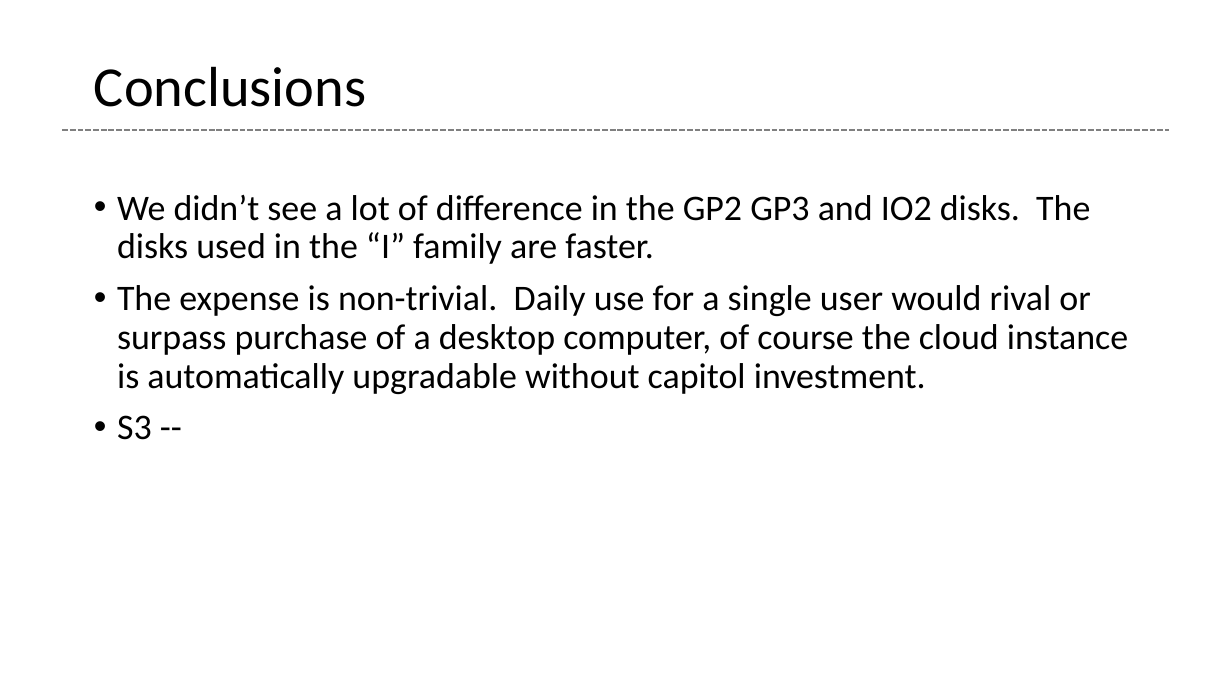
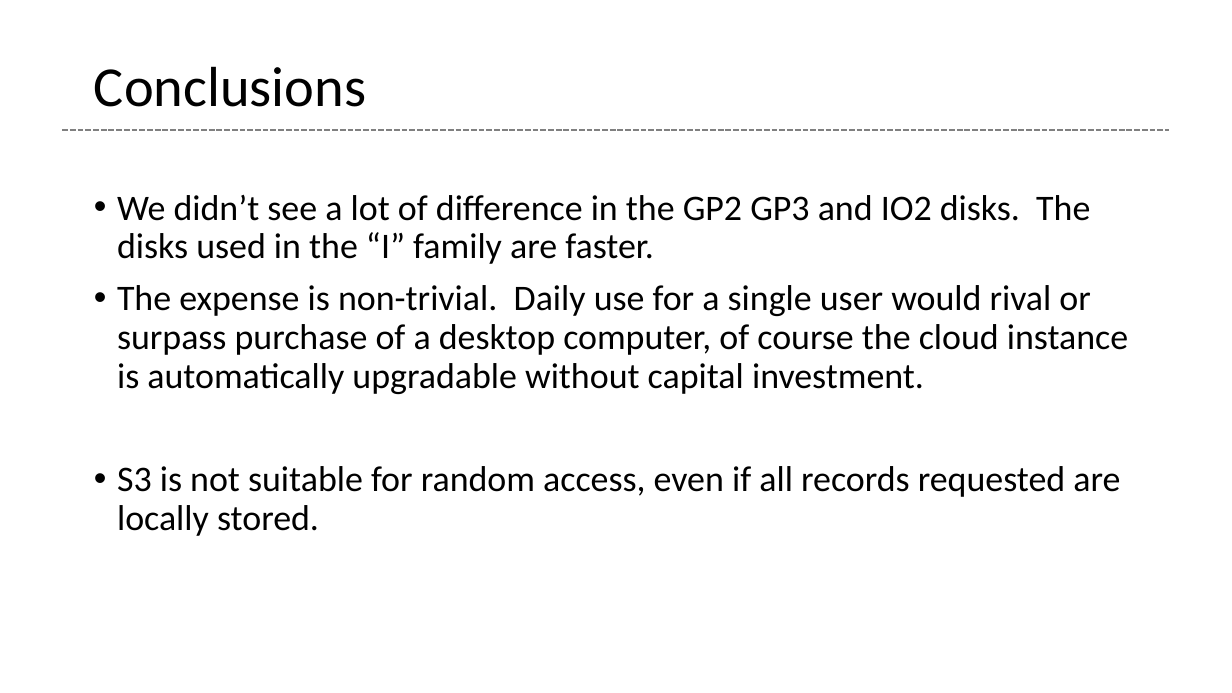
Before and after one commit to glenntu15/BuildVoterDatabase, a slide deck: slide 23 of Proj_presentation.pptx. Drawn at 1232x693 pixels with LibreOffice and Linux fonts; fonts in the diff are those of the drawing. Boxes give left, top, right and bottom in pixels: in the first picture for what was removed or moved away, otherwise in the second. Text is boxed around its words. In the diff, an @@ line names an element or a change of style, - is before the commit and + after.

Commit message:
Finished S3 slides

```diff
--- a/Proj_presentation.pptx
+++ b/Proj_presentation.pptx
@@ text at (117,285,1128,536): text changed @@
-• The expense is non-trivial. Daily use for a single user would rival or surpass purchase of a desktop computer, of course the cloud instance is automatically upgradable without capitol investment.
-• S3 --
+• The expense is non-trivial. Daily use for a single user would rival or surpass purchase of a desktop computer, of course the cloud instance is automatically upgradable without capital investment.
+• S3 is not suitable for random access, even if all records requested are locally stored.
```
Also in this commit, not shown: 7 other slides changed.
